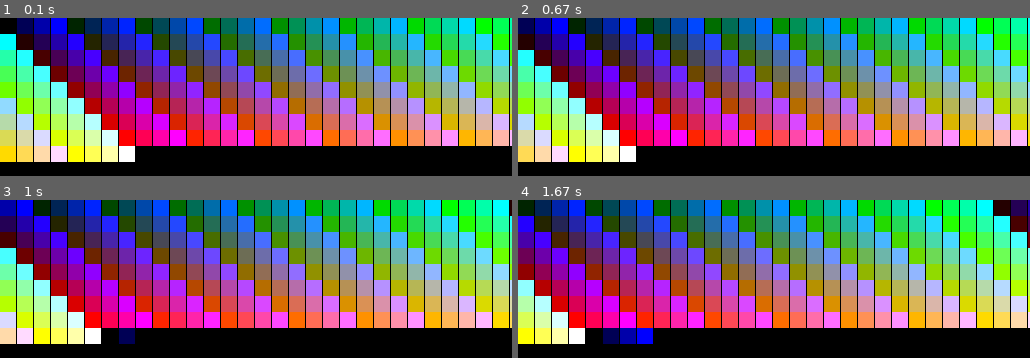
Above: before the commit, frames 1-4 (two rows, left to right).
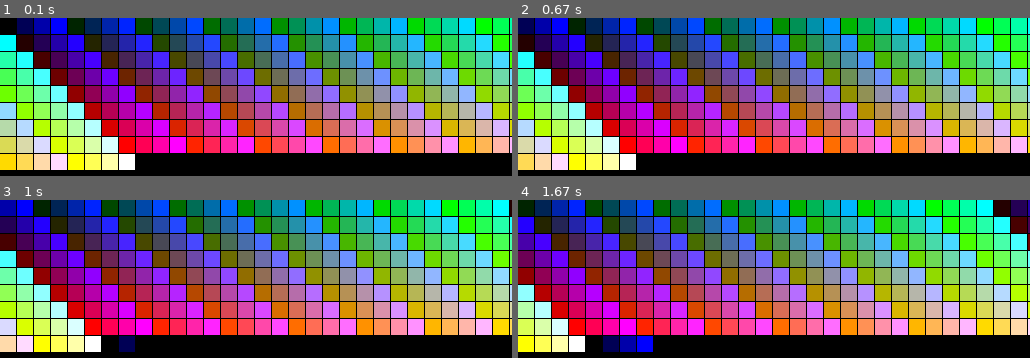
Above: after the commit, the same moments.

Repository: barbeque/Learning
Game: pygame game, started from palettes/palpaint.py
The game is run twice, just before and just after one commit, with the same random seed, the same clock (stepped at 60 frames per second) and the same inputs. The source is Python 2; it was converted automatically to run under Python 3.
Inputs:
- Up to frame 1 (0.1 s): no input
- Up to frame 2 (0.67 s): tap Enter at 0.33 s
- Up to frame 3 (1 s): tap Space at 0.67 s
- Up to frame 4 (1.67 s): tap Enter at 1 s; tap Space at 1.33 s

The runs differ from the first frame. In frame 1, 22% of the frame differs, in the area x 0-100%, y 10-97%; in frame 2, 22%; in frame 3, 22%; in frame 4, 22%.

Commit message:
Early buffer drawing code

Diff:
--- a/palettes/palpaint.py
+++ b/palettes/palpaint.py
@@ -41,11 +41,24 @@
 	for c in palette:
 		pygame.draw.rect(surface, c, Rect(x, y, boxSize, boxSize))
 
-		if x + 16 + boxGap > surface.get_width():
+		if x + boxSize + boxGap > surface.get_width():
 			x = 0
-			y += boxSize
+			y += boxSize + boxGap
 		else:
 			x += boxSize + boxGap
+
+def drawBuffer(surface, palette, buffer, boxSize, boxGap):
+	x = 0
+	y = 0
+	for row in buffer:
+		for value in row:
+			pixelColor = palette[value]
+			pygame.draw.rect(surface, pixelColor, Rect(x, y, boxSize, boxSize))
+			if x + boxSize + boxGap > surface.get_width():
+				x = 0
+				y += boxSize + boxGap
+			else:
+				y += boxSize + boxGap
 
 palette = makePalette()
 
@@ -54,6 +67,17 @@
 pygame.display.set_caption('palpaint')
 
 isRunning = True
+boxSize = 16
+boxGap = 1
+
+width, height = surface.get_size()
+
+spriteBuffer = []
+for r in range(height / (boxSize + boxGap)):
+	row = []
+	for c in range(width / (boxSize * boxGap)):
+		row.append(0)
+	spriteBuffer.append(row)
 
 while isRunning:
 	for event in pygame.event.get():
@@ -65,9 +89,6 @@
 			else:
 				palette = cyclePalette(palette, 1)
 
-	boxSize = 16
-	boxGap = 1
-
 	drawPalettePicker(surface, boxSize, boxGap)
 
 	pygame.display.update()
